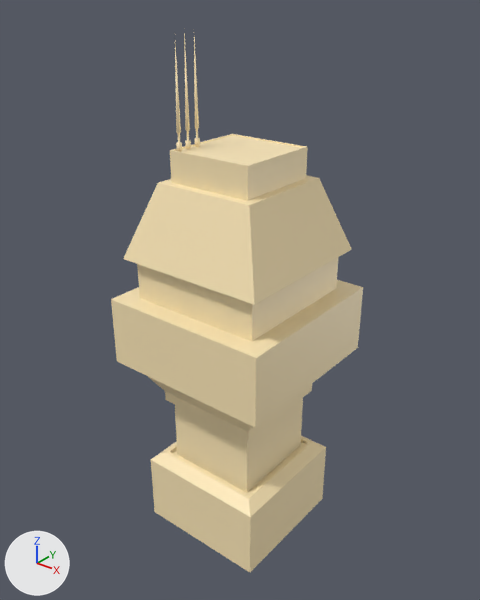
A saved change to the FBX model Assets/Art/Models/Futuristic_City/Meshes/Building.10.fbx.
Camera for both pictures: a 50 mm lens placed at (72.8, -90.8, 108.3), pointed at (-0.3, 0.5, 51.7). Every picture has the same lights, and +X, +Y and +Z are marked at lower left. Where no turn or scale is listed for an object, it has been applied to the vertices.

Script lines for the objects in view, before the commit:
```python
me_mesh = bpy.data.meshes.new('Mesh')
me_mesh.from_pydata(...)  # 759 vertices, 1412 faces; spans x -17.3..17.3, y -17.3..17.3, z 0.0..100.9
me_mesh.materials.append(mat_strider_moore_building)  # beige #ffeaba
ob_building_10 = bpy.data.objects.new('Building_10', me_mesh)
ob_building_10.location = (0.0, 0.0, 0.0)
```
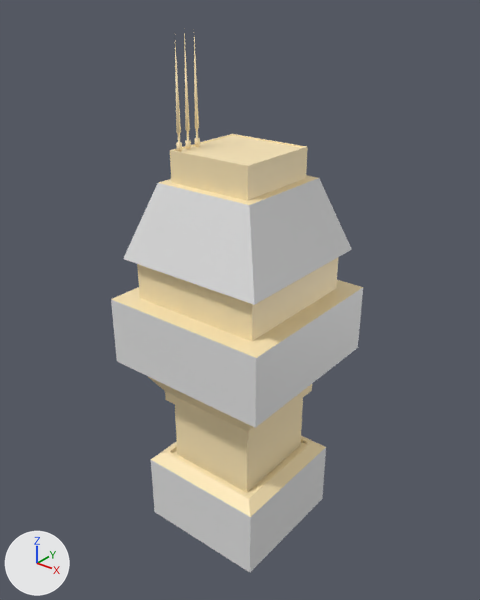
Commit message: add windows to buildings

Pixel boxes [x1, y1, x2, y2] of what changed, in the pictures (480 x 600 px):
part 1 of me_mesh, recoloured (beige to white): [111, 178, 363, 428] in both
part 2 of me_mesh, recoloured (beige to white): [151, 448, 326, 572] in both

Diff of the bpy script that builds the scene:
```diff
--- a/Assets/Art/Models/Futuristic_City/Meshes/Building.10.fbx.py
+++ b/Assets/Art/Models/Futuristic_City/Meshes/Building.10.fbx.py
@@ mat_window @@
+mat_window = principled_material('Window')
+mat_window.base_color = (0.8, 0.8, 0.8)  # white #e7e7e7
+mat_window.roughness = 0.434
@@ me_mesh @@
 me_mesh.from_pydata(...)  # 759 vertices, 1412 faces; spans x -17.3..17.3, y -17.3..17.3, z 0.0..100.9
 # used by ob_building_10; location = (0.0, 0.0, 0.0)
+# me_mesh part 1: 16 of the faces centred in x -17.3..17.3, y -17.3..17.3, z 44.3..71.0 switch from mat_strider_moore_building (beige #ffeaba) to mat_window (white #e7e7e7)
+# me_mesh part 2: 8 of the faces centred in x -13.6..13.6, y -13.6..13.6, z 4.9..9.9 switch from mat_strider_moore_building (beige #ffeaba) to mat_window (white #e7e7e7)
```
